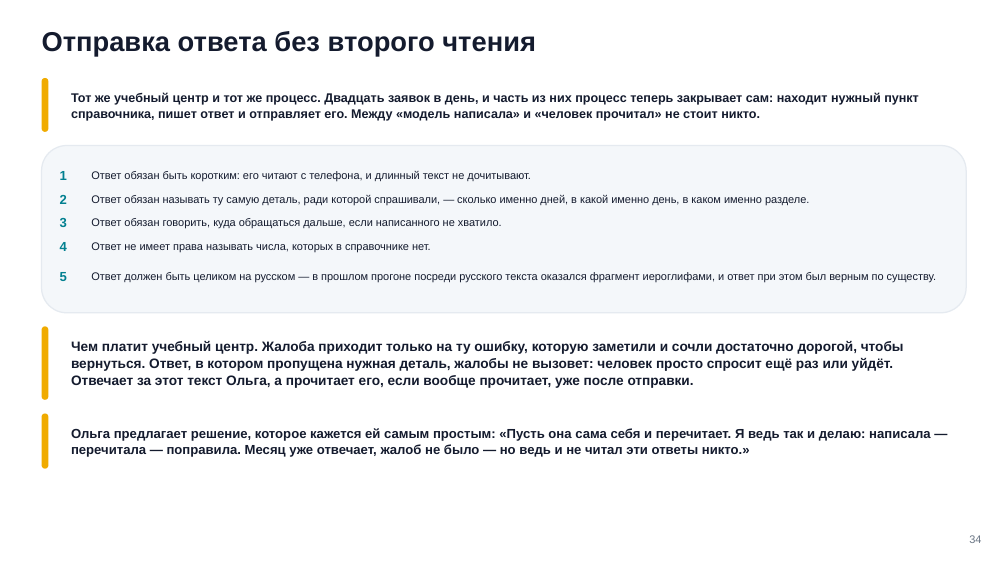
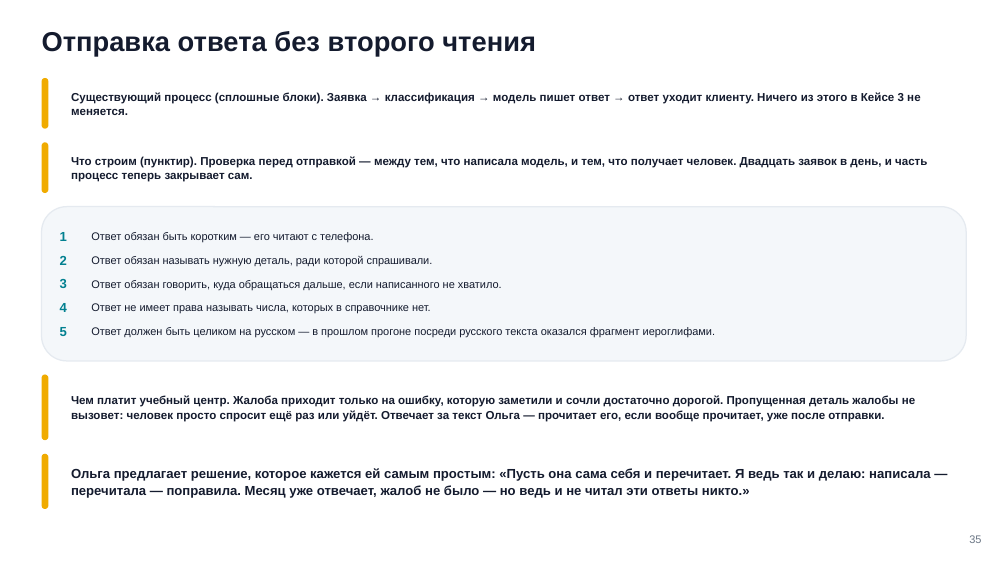
Before and after one commit to tellina-study/AI-usage-lessons, a slide deck: slide 35 of library/seminars/sem-09/rendered/sem-09.pptx (slide 34 before the commit). Drawn at 1008x567 pixels with LibreOffice and Linux fonts; fonts in the diff are those of the drawing. Boxes give left, top, right and bottom in pixels: in the first picture for what was removed or moved away, otherwise in the second. Text is boxed around its words. In the diff, an @@ line names an element or a change of style, - is before the commit and + after.

```diff
--- a/library/seminars/sem-09/rendered/sem-09.pptx
+++ b/library/seminars/sem-09/rendered/sem-09.pptx
@@ text at (71,92,920,115): text changed; size 12 to 11 pt @@
-Тот же учебный центр и тот же процесс. Двадцать заявок в день, и часть из них процесс теперь закрывает сам: находит нужный пункт справочника, пишет ответ и отправляет его. Между «модель написала» и «человек прочитал» не стоит никто.
+Существующий процесс (сплошные блоки). Заявка → классификация → модель пишет ответ → ответ уходит клиенту. Ничего из этого в Кейсе 3 не меняется.
@@ rounded rectangle added at (42,142,48,193), fill #F0AB00 @@
@@ text added at (71,156,927,182), 11 pt, text #141B2E, bold @@
+Что строим (пунктир). Проверка перед отправкой — между тем, что написала модель, и тем, что получает человек. Двадцать заявок в день, и часть процесс теперь закрывает сам.
@@ rounded rectangle: place and size @@
-rounded rectangle at (42,146,966,313)
+rounded rectangle at (42,206,966,361)
@@ rounded rectangle at (42,206,966,361): proportions changed @@
@@ text at (91,232,373,243): text changed @@
-Ответ обязан быть коротким: его читают с телефона, и длинный текст не дочитывают.
+Ответ обязан быть коротким — его читают с телефона.
@@ text at (91,256,433,267): text changed @@
-Ответ обязан называть ту самую деталь, ради которой спрашивали, — сколько именно дней, в какой именно день, в каком именно разделе.
+Ответ обязан называть нужную деталь, ради которой спрашивали.
@@ 6 texts: place and size @@
-6 texts at (60,171,502,253)
+6 texts at (60,232,502,314)
@@ text "5": place and size @@
-text "5" at (60,272,67,281)
+text "5" at (60,327,67,336)
@@ text at (91,327,715,337): text changed @@
-Ответ должен быть целиком на русском — в прошлом прогоне посреди русского текста оказался фрагмент иероглифами, и ответ при этом был верным по существу.
+Ответ должен быть целиком на русском — в прошлом прогоне посреди русского текста оказался фрагмент иероглифами.
@@ rounded rectangle: place and size @@
-rounded rectangle at (42,414,48,469)
+rounded rectangle at (42,374,48,440)
@@ text at (71,396,915,422): text changed; size 13 to 11 pt @@
-Чем платит учебный центр. Жалоба приходит только на ту ошибку, которую заметили и сочли достаточно дорогой, чтобы вернуться. Ответ, в котором пропущена нужная деталь, жалобы не вызовет: человек просто спросит ещё раз или уйдёт. Отвечает за этот текст Ольга, а прочитает его, если вообще прочитает, уже после отправки.
+Чем платит учебный центр. Жалоба приходит только на ошибку, которую заметили и сочли достаточно дорогой. Пропущенная деталь жалобы не вызовет: человек просто спросит ещё раз или уйдёт. Отвечает за текст Ольга — прочитает его, если вообще прочитает, уже после отправки.
@@ rounded rectangle: place and size @@
-rounded rectangle at (42,327,48,400)
+rounded rectangle at (42,454,48,509)
@@ text "Ольга предлагает решение, которое кажется ...": place and size @@
-text "Ольга предлагает решение, которое кажется ..." at (71,428,931,457)
+text "Ольга предлагает решение, которое кажется ..." at (71,468,931,498)
@@ text at (969,535,981,543): text changed @@
-34
+35
```
Also in this commit, not shown: 60 other slides changed, 32 slides added, 24 slides removed, 1 other file.
